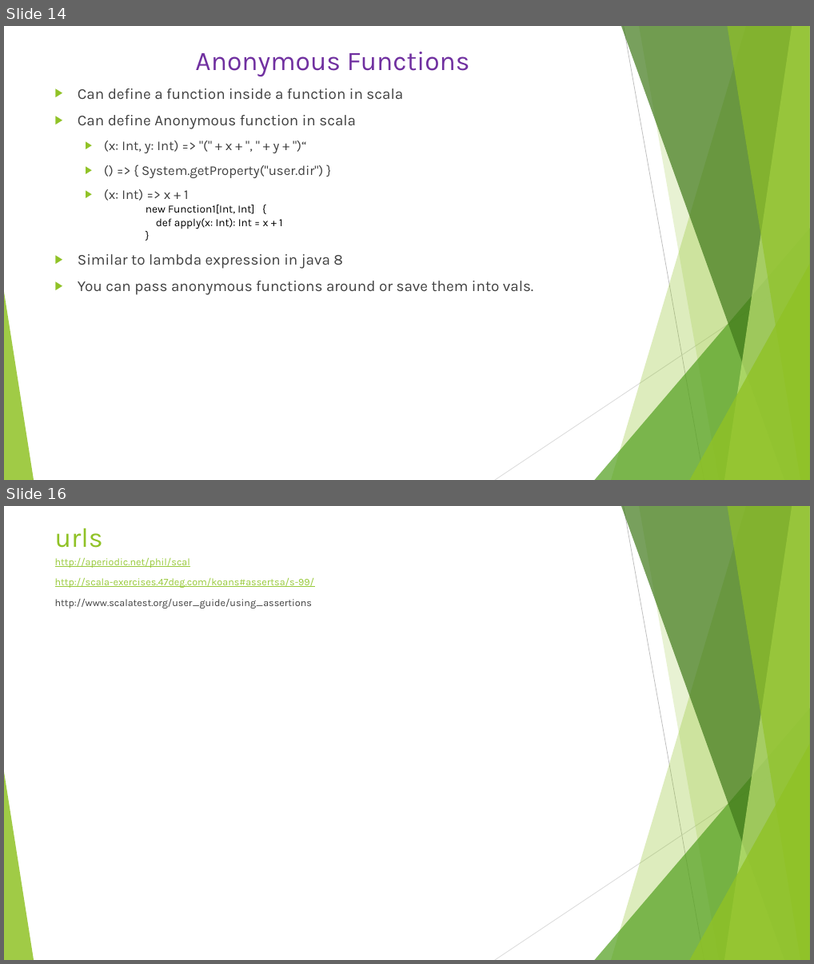
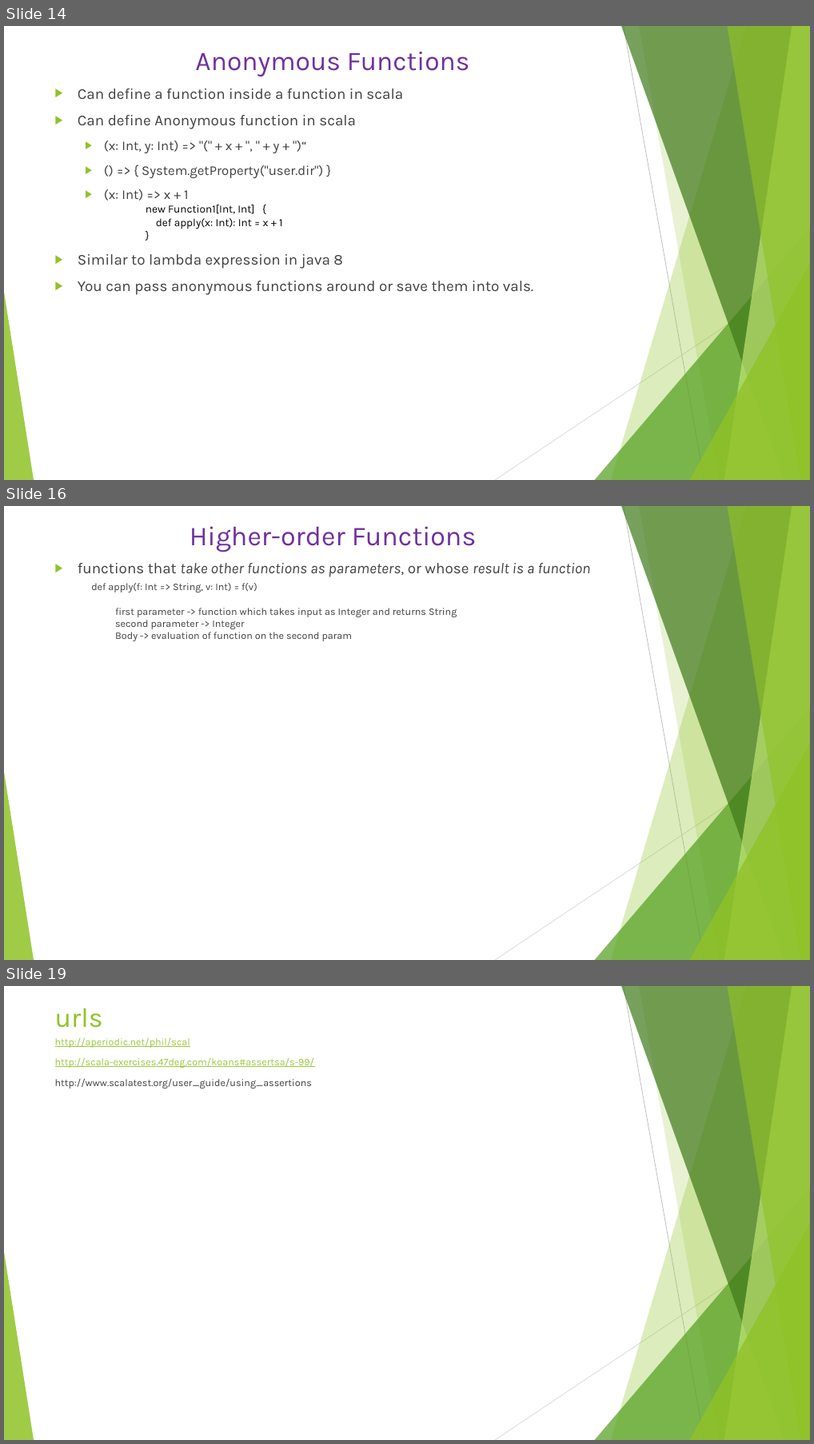
Before and after one commit to Anveshan3175/ScalaTrainingPrep, a slide deck: ScalaRepositary/ScalaTrainingPrep/Scala.pptx. Shown one above the other, each under a label of ours: slides 14 and 16 before the commit, slides 14, 16 and 19 after it; the slides between them are not shown. The pictures are 814x964 and 814x1444 pixels, drawn with LibreOffice and Linux fonts; fonts in the diff are those of the drawing. Boxes give left, top, right and bottom in pixels: in the first picture for what was removed or moved away, otherwise in the second. Text is boxed around its words. In the diff, an @@ line names an element or a change of style, - is before the commit and + after.

```diff
--- a/ScalaRepositary/ScalaTrainingPrep/Scala.pptx
+++ b/ScalaRepositary/ScalaTrainingPrep/Scala.pptx
@@ slide 16 added at (x1=4, y1=506, x2=810, y2=960), background #FFFFFF; not listed: 10 template elements that a slide beside it also shows @@
@@ title added at (x1=190, y1=526, x2=477, y2=552), 32.4 pt, text #7030A0 @@
+Higher-order Functions
@@ text added at (x1=78, y1=563, x2=590, y2=641), 12 pt, text #404040 @@
+▶ functions that take other functions as parameters, or whose result is a function
+  def apply(f: Int => String, v: Int) = f(v)
+  first parameter -> function which takes input as Integer and returns String
+  second parameter -> Integer
+  Body -> evaluation of function on the second param
@@ what was slide 16 is now slide 19 @@
```
Also in this commit, not shown: 1 slide changed, 2 other slides added, 2 other files.
